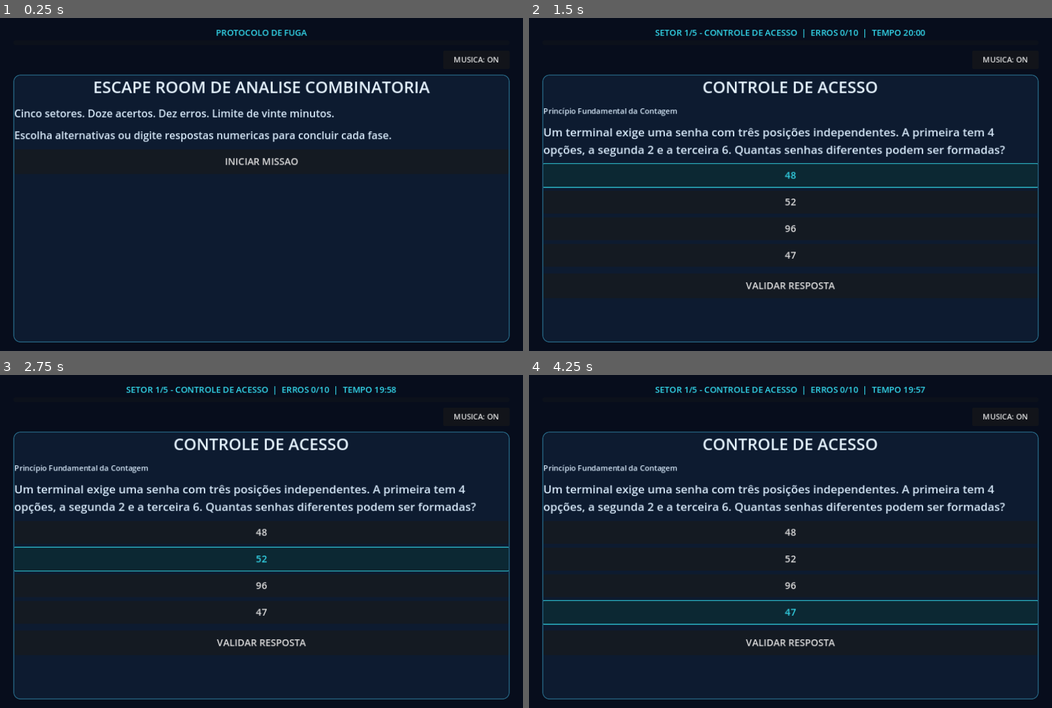
Above: before the commit, frames 1-4 (two rows, left to right).
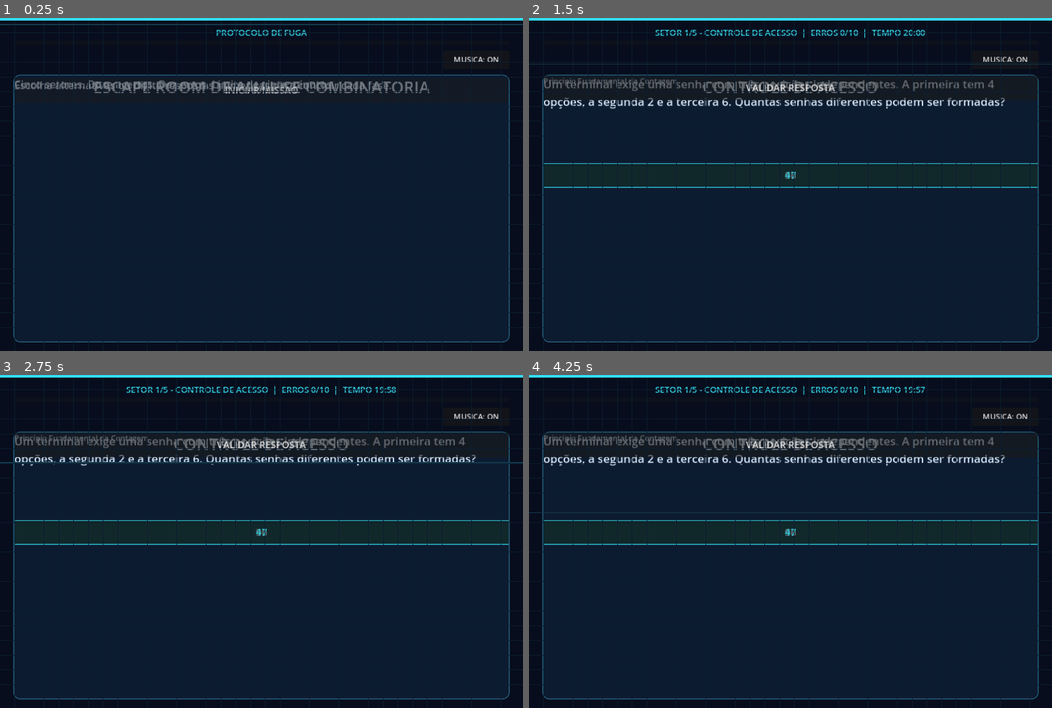
Above: after the commit, the same moments.

Repository: ettoremari/protocolo-de-fuga
Game: Godot game, scene res://main.tscn
Two runs of this game, one before a commit and one after it. Both use one fixed random seed, a clock stepped at 60 frames per second and the inputs below. Video files are missing from this copy of the repository; at most half a second of black plays in their place.
Inputs:
- Up to frame 1 (0.25 s): no input
- Up to frame 2 (1.5 s): click "INICIAR MISSAO" at 0.5 s; click "48" at 1.25 s
- Up to frame 3 (2.75 s): click "52" at 2 s
- Up to frame 4 (4.25 s): click "96" at 2.75 s; click "47" at 3.5 s

The runs differ from the first frame. In frame 1, 5.0% of the frame differs, in the area x 0-100%, y 0-98%; in frame 2, 6.8%; in frame 3, 8.3%; in frame 4, 8.3%.

Commit message:
feat: add Pygame-style animations
Co-authored-by: copilot-swe-agent[bot] <198982749+Copilot@users.noreply.github.com>

Diff:
--- a/scripts/main.gd
+++ b/scripts/main.gd
@@ -41,6 +41,9 @@
 var video_player: VideoStreamPlayer
 var video_skip_button: Button
 var video_on_finished: Callable
+var grid_overlay: Control
+var feedback_overlay: ColorRect
+var scan_y := 0.0
 
 
 func _ready() -> void:
@@ -71,6 +74,9 @@
 
 
 func _process(_delta: float) -> void:
+	if grid_overlay and grid_overlay.visible:
+		scan_y = fmod(scan_y + _delta * 70.0, max(grid_overlay.size.y, 1.0))
+		grid_overlay.queue_redraw()
 	if state == "playing" or state == "show_error":
 		_update_status()
 		if started_at_msec > 0 and remaining_seconds() <= 0:
@@ -125,6 +131,20 @@
 	main_layout.add_theme_constant_override("separation", 12)
 	add_child(main_layout)
 
+	grid_overlay = Control.new()
+	grid_overlay.set_anchors_and_offsets_preset(Control.PRESET_FULL_RECT)
+	grid_overlay.mouse_filter = Control.MOUSE_FILTER_IGNORE
+	grid_overlay.draw.connect(_draw_grid_animation)
+	add_child(grid_overlay)
+	move_child(grid_overlay, get_child_count() - 1)
+
+	feedback_overlay = ColorRect.new()
+	feedback_overlay.set_anchors_and_offsets_preset(Control.PRESET_FULL_RECT)
+	feedback_overlay.mouse_filter = Control.MOUSE_FILTER_IGNORE
+	feedback_overlay.modulate = Color(1, 1, 1, 0)
+	feedback_overlay.z_index = 20
+	add_child(feedback_overlay)
+
 	var margin := MarginContainer.new()
 	margin.size_flags_vertical = Control.SIZE_EXPAND_FILL
 	margin.add_theme_constant_override("margin_left", 28)
@@ -213,6 +233,7 @@
 	label.add_theme_font_size_override("font_size", 34)
 	label.add_theme_color_override("font_color", Color("#e8f5ff"))
 	content.add_child(label)
+	_animate_enter(label)
 	return label
 
 
@@ -223,6 +244,7 @@
 	label.add_theme_font_size_override("font_size", size)
 	label.add_theme_color_override("font_color", Color("#d8eafa"))
 	content.add_child(label)
+	_animate_enter(label)
 	return label
 
 
@@ -233,7 +255,40 @@
 	button.add_theme_font_size_override("font_size", 20)
 	button.pressed.connect(callback)
 	content.add_child(button)
+	_animate_enter(button)
 	return button
+
+
+func _animate_enter(control: Control, delay := 0.0) -> void:
+	control.modulate = Color(1, 1, 1, 0)
+	var target_position := control.position
+	control.position = target_position + Vector2(0, 14)
+	var tween := create_tween()
+	tween.set_parallel(true)
+	tween.tween_property(control, "modulate", Color.WHITE, 0.28).set_delay(delay)
+	tween.tween_property(control, "position", target_position, 0.32).set_delay(delay).set_trans(Tween.TRANS_CUBIC).set_ease(Tween.EASE_OUT)
+
+
+func _draw_grid_animation() -> void:
+	if grid_overlay == null:
+		return
+	var size := grid_overlay.size
+	var step := maxi(28, int(size.x / 35.0))
+	for x in range(0, int(size.x) + 1, step):
+		grid_overlay.draw_line(Vector2(x, 0), Vector2(x, size.y), Color("#0b1d30"), 1.0)
+	for y in range(0, int(size.y) + 1, step):
+		grid_overlay.draw_line(Vector2(0, y), Vector2(size.x, y), Color("#0b1d30"), 1.0)
+	grid_overlay.draw_line(Vector2(0, scan_y), Vector2(size.x, scan_y), Color("#12394c"), 2.0)
+	grid_overlay.draw_rect(Rect2(0, 0, size.x, 5), Color("#34dcf0"))
+
+
+func _animate_feedback(correct: bool) -> void:
+	if feedback_overlay == null:
+		return
+	feedback_overlay.color = Color("#4bdc9b") if correct else Color("#ff5b70")
+	feedback_overlay.modulate = Color(1, 1, 1, 0.22)
+	var tween := create_tween()
+	tween.tween_property(feedback_overlay, "modulate", Color(1, 1, 1, 0), 0.36).set_trans(Tween.TRANS_CUBIC).set_ease(Tween.EASE_OUT)
 
 
 func _setup_music() -> void:
@@ -278,6 +333,8 @@
 		return
 	video_on_finished = on_finished
 	main_layout.visible = false
+	grid_overlay.visible = false
+	feedback_overlay.visible = false
 	video_skip_button.visible = true
 	video_player.visible = true
 	video_player.stream = stream
@@ -291,6 +348,8 @@
 	video_player.visible = false
 	video_skip_button.visible = false
 	main_layout.visible = true
+	grid_overlay.visible = true
+	feedback_overlay.visible = true
 	var callback := video_on_finished
 	video_on_finished = Callable()
 	if callback.is_valid():
@@ -364,7 +423,8 @@
 		remaining_seconds() / 60,
 		remaining_seconds() % 60,
 	]
-	progress.value = total_hits
+	var progress_tween := create_tween()
+	progress_tween.tween_property(progress, "value", total_hits, 0.28).set_trans(Tween.TRANS_CUBIC).set_ease(Tween.EASE_OUT)
 
 
 func _show_question() -> void:
@@ -386,6 +446,7 @@
 			choice_button.add_theme_font_size_override("font_size", 20)
 			choice_button.pressed.connect(_select_choice.bind(index))
 			choice_container.add_child(choice_button)
+			_animate_enter(choice_button, index * 0.06)
 	else:
 		numeric_input = LineEdit.new()
 		numeric_input.placeholder_text = "Digite sua resposta"
@@ -400,8 +461,11 @@
 func _select_choice(index: int) -> void:
 	selected_choice = index
 	for child in choice_container.get_children():
-		child.modulate = Color.WHITE
-	choice_container.get_child(index).modulate = Color("#34dcf0")
+		var child_tween := create_tween()
+		child_tween.tween_property(child, "modulate", Color.WHITE, 0.18)
+	var selected_child := choice_container.get_child(index)
+	var selected_tween := create_tween()
+	selected_tween.tween_property(selected_child, "modulate", Color("#34dcf0"), 0.18)
 
 
 func _submit_answer() -> void:
@@ -426,6 +490,7 @@
 	if answer == correct_answer:
 		total_hits += 1
 		phase_hits += 1
+		_animate_feedback(true)
 		feedback_label.text = "ACESSO VALIDADO. RESPOSTA CORRETA."
 		if phase_hits >= PHASE_TARGETS[phase - 1]:
 			if phase == 5:
@@ -442,6 +507,7 @@
 		errors += 1
 		showing_error = true
 		state = "show_error"
+		_animate_feedback(false)
 		feedback_label.text = "ACESSO NEGADO.\n\nRESOLUCAO:\n" + str(current["resolucao"])
 		action_button.text = "PROXIMA QUESTAO"
 		action_button.pressed.disconnect(_submit_answer)
